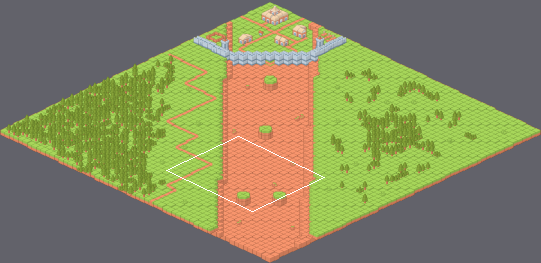
Tiled map: assets/level/Map/mapa2.tmx. Above: a wide view before the commit, with the close-up outlined.
Close-up. Before:
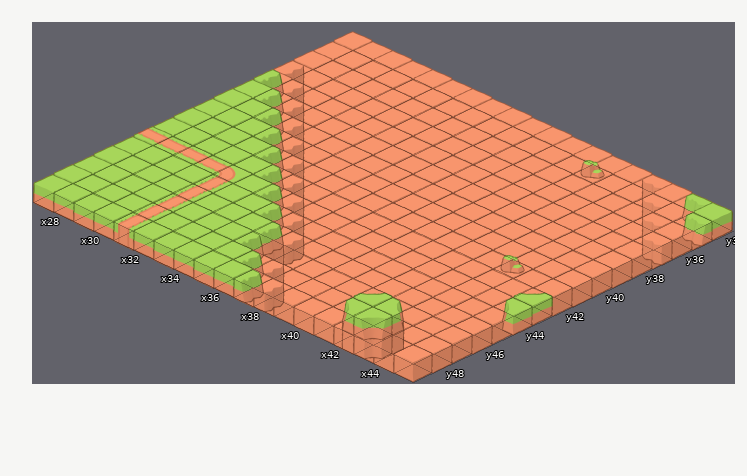
Cells are 232x110 px. Isometric: x runs down to the right, y down to the left. Shown: x 27..45, y 34..49. The commit also changed other parts of the map, which this record leaves out.
And afterwards:
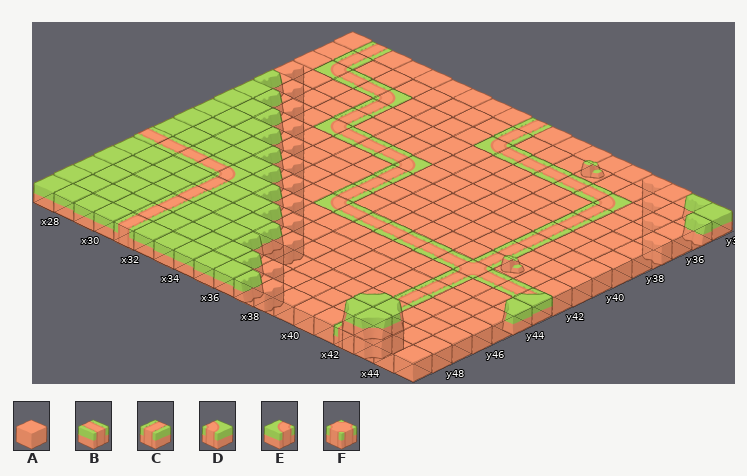
Key: from "Example": A 104 "dirt_center_N", B 120 "grass_path_N", C 121 "grass_path_E", D 125 "grass_pathBend_E", E 127 "grass_pathBend_W", F 132 "grass_pathCrossing_N".
_ is an empty cell.
Tiles replaced or removed in this view: A.
What changed:
Changed rows in their new state; . is an unchanged cell.
Layer "Suelo":
first column x 28:
34 C.......C.........
35 C.......C.........
36 EBBD....EBBBBBD...
37 ...C..........C...
38 ...C..........C...
39 ...EBBBD......C...
40 .......C......C...
41 .......C......C...
42 .......C......C...
43 .......EBBBBBBFBBB
44 ..............C...
45 ..............C...
46 ..............C...
47 ..............C...
48 ..............C...
49 ..............C...
Changed places in both close-ups, as pixel boxes (x1, y1, x2, y2):
changed: (314, 41, 632, 347)
